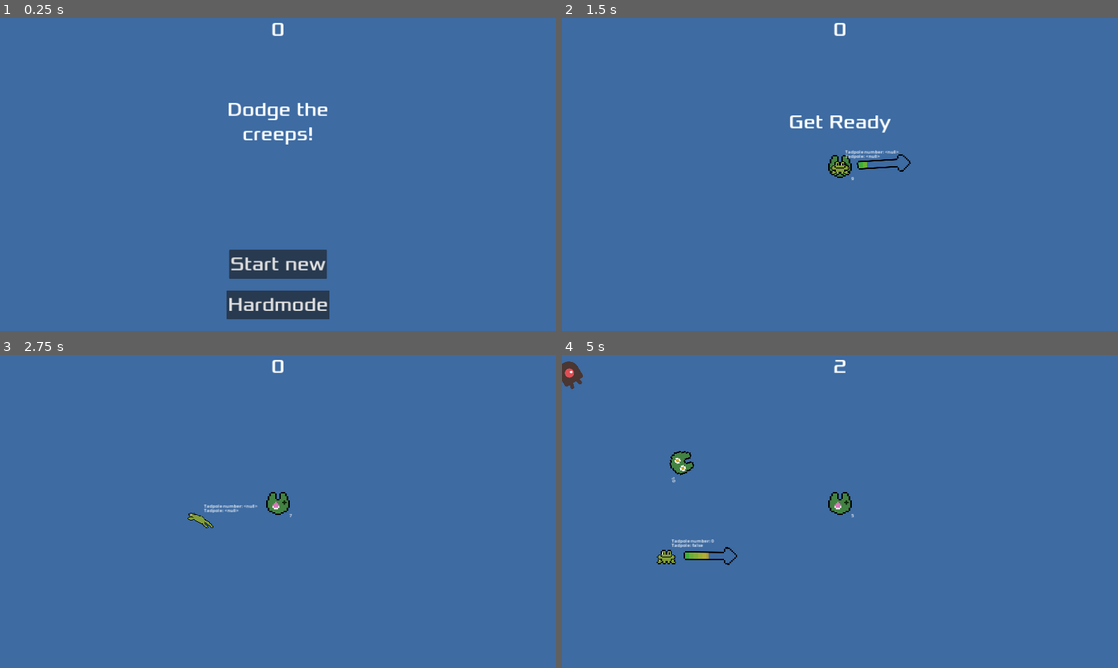
Above: before the commit, frames 1-4 (two rows, left to right).
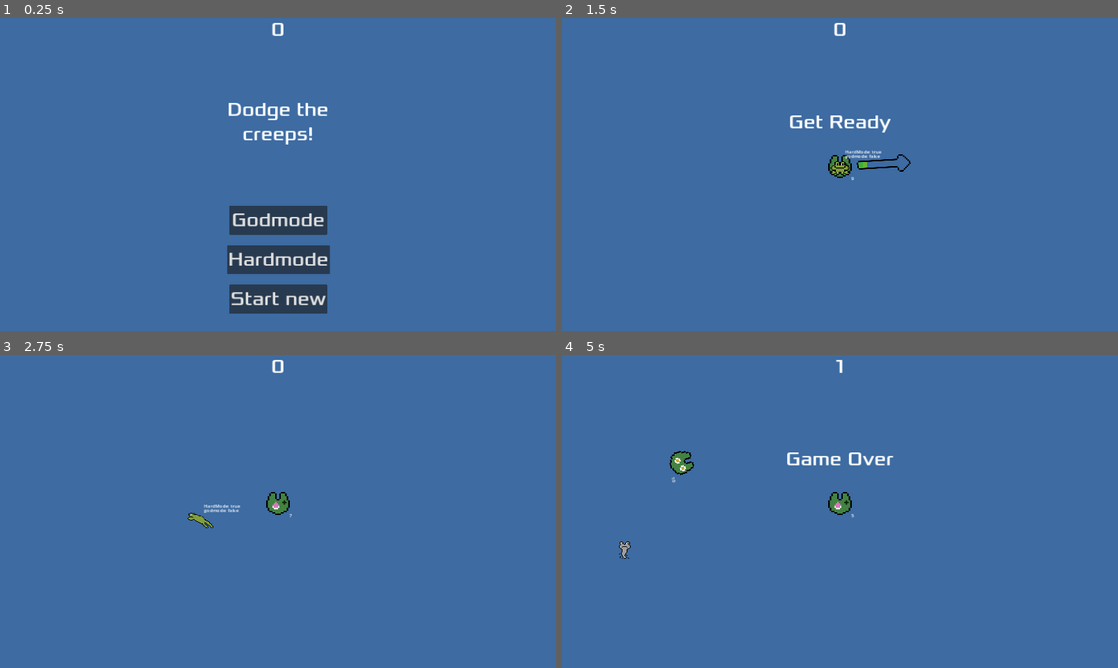
Above: after the commit, the same moments.

Repository: DistinguishedSnek/ValentineGift
Game: Godot game, scene res://Main.tscn
Two runs of this game, one before a commit and one after it. Both use one fixed random seed, a clock stepped at 60 frames per second and the inputs below.
Inputs (mouse positions are in pixels of both pictures, inside the frame that each line leads up to):
- Up to frame 1 (0.25 s): no input
- Up to frame 2 (1.5 s): click "Hardmode" at 0.5 s; tap Enter at 1.25 s; move the mouse to (962, 158) at 1.27 s; press the mouse at (962, 158) at 1.28 s
- Up to frame 3 (2.75 s): move the mouse to (166, 527) at 2.02 s; release the mouse at (166, 527) at 2.03 s; click (166, 527) at 2.1 s; click (166, 527) at 2.27 s; click (166, 527) at 2.57 s
- Up to frame 4 (5 s): move the mouse to (895, 442) at 2.77 s; press the mouse at (895, 442) at 2.78 s; move the mouse to (812, 574) at 3.52 s; release the mouse at (812, 574) at 3.53 s; click (812, 574) at 3.6 s; click (812, 574) at 3.77 s; click (812, 574) at 4.07 s; move the mouse to (1006, 558) at 4.27 s; press the mouse at (1006, 558) at 4.28 s

The runs differ from the first frame. In frame 1, 4.1% of the frame differs, in the area x 40-60%, y 60-97%; in frame 2, less than 0.1%; in frame 3, less than 0.1%; in frame 4, 1.2%.

Commit message:
Bugfix and added godmode
Fixed double death bug
Added godmode

Diff:
--- a/global.gd
+++ b/global.gd
@@ -4,12 +4,13 @@
 var tadpole
 var tadpole_spawn_number
 var start_time
-var hardmode
+var hardmode: bool
+var godmode: bool
 
 
 # Called when the node enters the scene tree for the first time.
 func _ready() -> void:
-	pass # Replace with function body.
+	print("Global Loaded - Hardmode:", hardmode, " Godmode:", godmode)
 
 
 # Called every frame. 'delta' is the elapsed time since the previous frame.
--- a/hud.gd
+++ b/hud.gd
@@ -2,6 +2,8 @@
 
 # Notifies `Main` node that the button has been pressed
 signal start_game
+var hardmode
+var godmode
 
 # Called when the node enters the scene tree for the first time.
 func _ready() -> void:
@@ -28,6 +30,7 @@
 	await get_tree().create_timer(1.0).timeout
 	$StartButton.show()
 	$HardMode.show()
+	$GodMode.show()
 
 func update_score(score):
 	$ScoreLabel.text = str(score)
@@ -35,7 +38,9 @@
 func _on_start_button_pressed() -> void:
 	$StartButton.hide()
 	$HardMode.hide()
+	$GodMode.hide()
 	Global.hardmode = false
+	Global.godmode = false
 	start_game.emit()
 
 
@@ -46,5 +51,16 @@
 func _on_hard_mode_pressed() -> void:
 	$StartButton.hide()
 	$HardMode.hide()
+	$GodMode.hide()
 	Global.hardmode = true
+	Global.godmode = false
 	start_game.emit()
+
+
+func _on_god_mode_pressed() -> void:
+	$StartButton.hide()
+	$HardMode.hide()
+	$GodMode.hide()
+	Global.hardmode = false
+	Global.godmode = true
+	start_game.emit()
--- a/hud.tscn
+++ b/hud.tscn
@@ -52,16 +52,16 @@
 anchor_top = 1.0
 anchor_right = 0.5
 anchor_bottom = 1.0
-offset_left = -100.0
-offset_top = -140.0
-offset_right = 100.0
-offset_bottom = -40.0
+offset_left = -168.0
+offset_top = -160.0
+offset_right = 170.0
+offset_bottom = -60.0
 grow_horizontal = 2
 grow_vertical = 0
 theme_override_fonts/font = ExtResource("2_vc3xm")
 theme_override_font_sizes/font_size = 64
 shortcut = SubResource("Shortcut_4wvep")
-text = "Hardmode"
+text = "Start new"
 
 [node name="HardMode" type="Button" parent="."]
 anchors_preset = 7
@@ -69,16 +69,34 @@
 anchor_top = 1.0
 anchor_right = 0.5
 anchor_bottom = 1.0
-offset_left = -169.0
-offset_top = -280.0
-offset_right = 169.0
-offset_bottom = -180.0
+offset_left = -176.0
+offset_top = -296.0
+offset_right = 178.0
+offset_bottom = -196.0
 grow_horizontal = 2
 grow_vertical = 0
 theme_override_fonts/font = ExtResource("2_vc3xm")
 theme_override_font_sizes/font_size = 64
 shortcut = SubResource("Shortcut_4wvep")
-text = "Start new
+text = "Hardmode
+"
+
+[node name="GodMode" type="Button" parent="."]
+anchors_preset = 7
+anchor_left = 0.5
+anchor_top = 1.0
+anchor_right = 0.5
+anchor_bottom = 1.0
+offset_left = -168.0
+offset_top = -432.0
+offset_right = 170.0
+offset_bottom = -332.0
+grow_horizontal = 2
+grow_vertical = 0
+theme_override_fonts/font = ExtResource("2_vc3xm")
+theme_override_font_sizes/font_size = 64
+shortcut = SubResource("Shortcut_4wvep")
+text = "Godmode
 "
 
 [node name="MessageTimer" type="Timer" parent="."]
@@ -87,6 +105,6 @@
 
 [connection signal="start_game" from="." to="." method="_on_start_game"]
 [connection signal="pressed" from="StartButton" to="." method="_on_start_button_pressed"]
-[connection signal="pressed" from="HardMode" to="." method="_on_start_button_pressed"]
 [connection signal="pressed" from="HardMode" to="." method="_on_hard_mode_pressed"]
+[connection signal="pressed" from="GodMode" to="." method="_on_god_mode_pressed"]
 [connection signal="timeout" from="MessageTimer" to="." method="_on_message_timer_timeout"]
--- a/label.gd
+++ b/label.gd
@@ -7,5 +7,5 @@
 
 # Called every frame. 'delta' is the elapsed time since the previous frame.
 func _process(delta: float) -> void:
-	text = "Tadpole number: " + str(Global.tadpole_spawn_number)
+	text = "HardMode: " + str(Global.hardmode)
 	pass
--- a/label_2.gd
+++ b/label_2.gd
@@ -8,5 +8,5 @@
 
 # Called every frame. 'delta' is the elapsed time since the previous frame.
 func _process(delta: float) -> void:
-	text = "Tadpole: " + str(Global.tadpole)
+	text = "godmode: " + str(Global.godmode)
 	pass
--- a/player.gd
+++ b/player.gd
@@ -67,8 +67,8 @@
 
 		if distance == Vector2.ZERO:
 			if !safe_landing:
-				#death.emit()
-				pass
+				if !Global.godmode:
+					death.emit()
 
 			if Input.is_action_pressed("jump"):
 				if charging == false:
@@ -80,7 +80,7 @@
 				jump_direction = (get_global_mouse_position() - global_position).normalized()
 				ghostfriend_distance = _jump(charge_start_time, Time.get_ticks_msec()) * jump_direction
 				new_position = position + ghostfriend_distance
-				if Global.hardmode:
+				if !Global.hardmode:
 					ghost_frog.global_position = new_position
 					ghost_frog.show()
 
@@ -110,8 +110,8 @@
 
 func _on_body_entered(body):
 	if body.is_in_group("mobs"):
-		#death.emit()
-		pass
+		if !Global.godmode:
+			death.emit()
 
 	elif body.is_in_group("lillypads"):
 		safe_landing = true
@@ -131,6 +131,7 @@
 
 func _on_death() -> void:
 	hide() # Player disappears after being hit.
+	distance = Vector2.ZERO
 	safe_landing = true
 	hit.emit()
 	# Must be deferred as we can't change physics properties on a physics callback.
Not shown, changed: README.md
